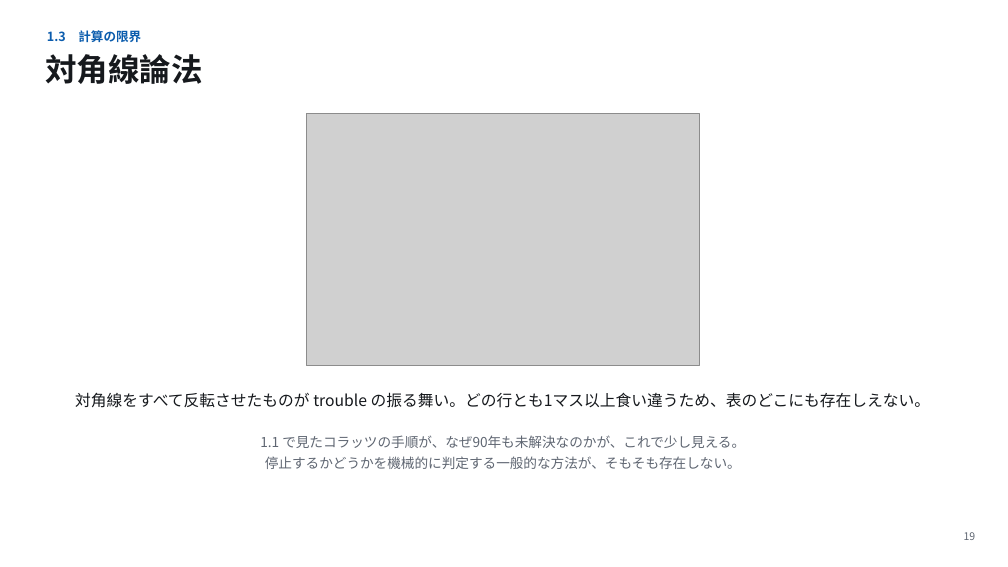
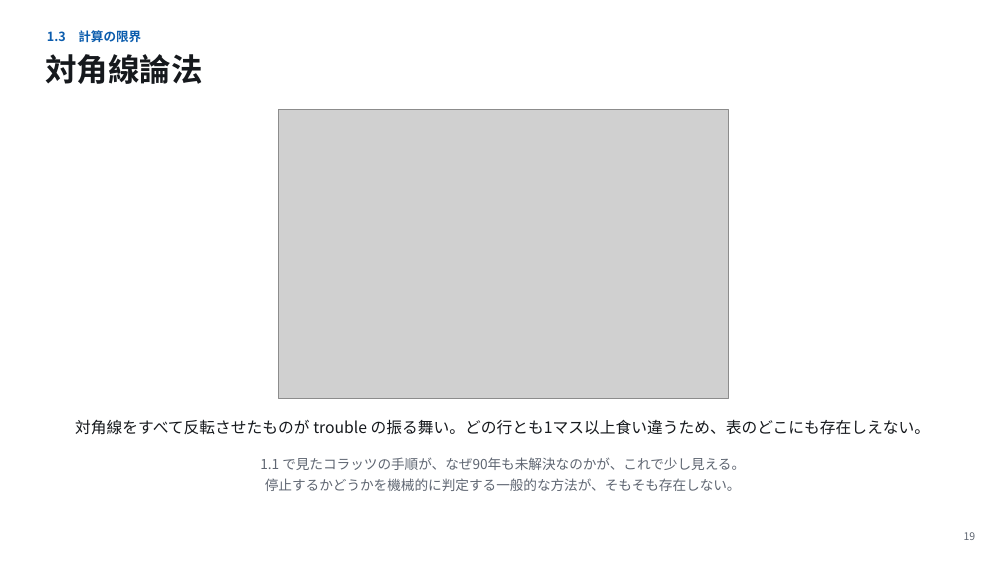
Before and after one commit to koide55/CompOutline, a slide deck: slide 19 of slides/第01回_計算とは何か.pptx. Drawn at 1008x567 pixels with LibreOffice and Linux fonts; fonts in the diff are those of the drawing; grey boxes stand for pictures. Boxes give left, top, right and bottom in pixels: in the first picture for what was removed or moved away, otherwise in the second. Text is boxed around its words. In the diff, an @@ line names an element or a change of style, - is before the commit and + after.

```diff
--- a/slides/第01回_計算とは何か.pptx
+++ b/slides/第01回_計算とは何か.pptx
@@ picture: place and size @@
-picture at (306,113,699,366)
+picture at (278,110,728,399)
@@ text "対角線をすべて反転させたものが trouble の振る舞い。どの行とも1マス以上食い違うため、表のどこにも存在しえない。": place and size @@
-text "対角線をすべて反転させたものが trouble の振る舞い。どの行とも1マス以上食い違うため、表のどこにも存在しえない。" at (75,392,930,408)
+text "対角線をすべて反転させたものが trouble の振る舞い。どの行とも1マス以上食い違うため、表のどこにも存在しえない。" at (75,419,930,435)
@@ text "1.1 で見たコラッツの手順が、なぜ90年も未解決なのかが、これで少し見える。": place and size @@
-text "1.1 で見たコラッツの手順が、なぜ90年も未解決なのかが、これで少し見える。" at (260,435,745,469)
+text "1.1 で見たコラッツの手順が、なぜ90年も未解決なのかが、これで少し見える。" at (260,457,745,491)
```
Also in this commit, not shown: 4 other slides changed, 5 other files.
